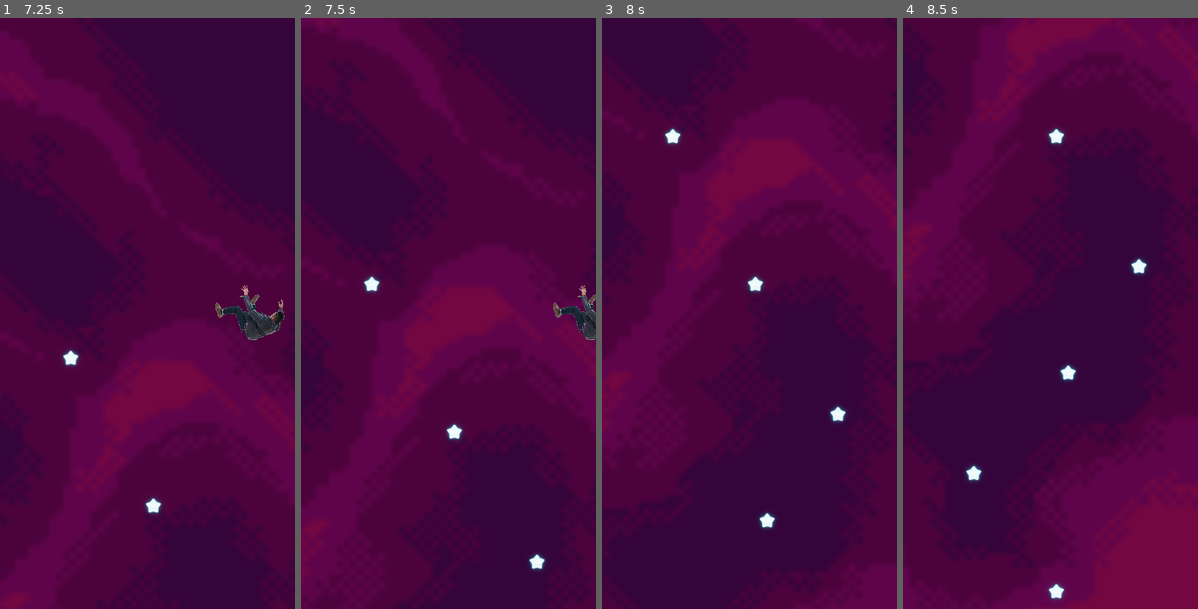
Above: before the commit, frames 1-4 (left to right).
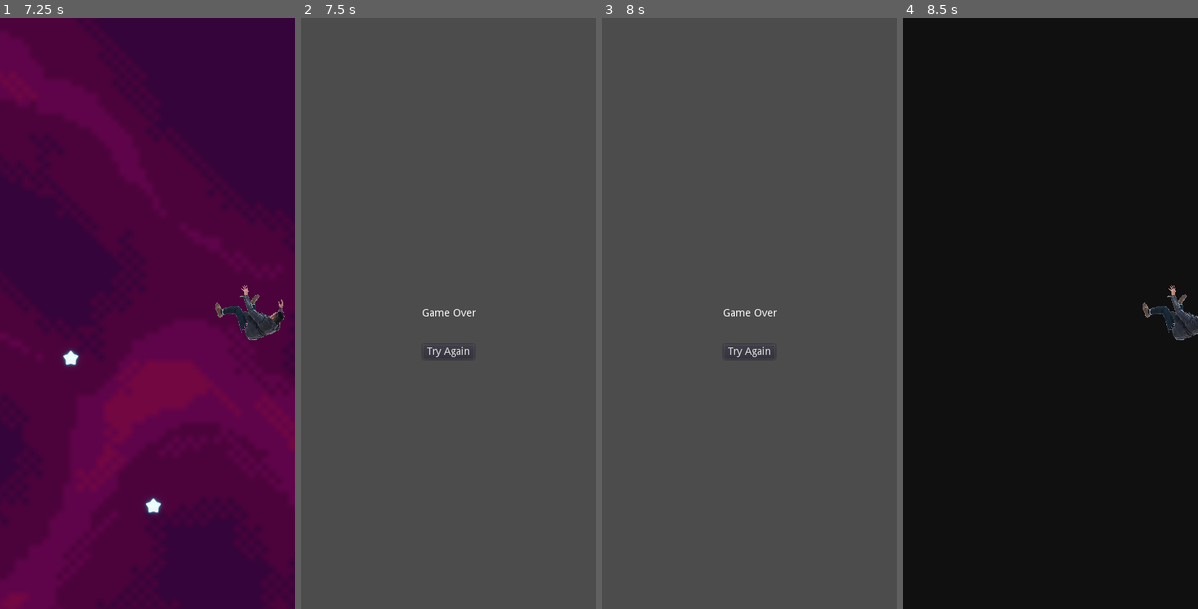
Above: after the commit, the same moments.

Repository: Balatzar/empty-space
Game: Godot game, scene res://Space3.tscn
Two runs of this game, one before a commit and one after it. Both use one fixed random seed, a clock stepped at 60 frames per second and the inputs below. This scene is started directly instead of the project's main scene.
Inputs (mouse positions are in pixels of both pictures, inside the frame that each line leads up to):
- Up to frame 1 (7.25 s): hold Right (move_right) 0.53-1.28 s; hold Q (move_left) 1.28-2.03 s; hold Right (move_right) 2.03-3.53 s; hold Q (move_left) 3.53-5.78 s; hold Right (move_right) from 5.78 s (still down)
- Up to frame 2 (7.5 s): keep holding Right (move_right)
- Up to frame 3 (8 s): keep holding Right (move_right)
- Up to frame 4 (8.5 s): release Right (move_right) at 8 s; click (1050, 348) at 8 s, where only the run after the commit has a clickable "Try Again"

Frame 1 is identical in both runs. In frame 2, 100% of the frame differs, in the area x 0-100%, y 0-100%; in frame 3, 100%; in frame 4, 100%.

Commit message:
Finish jam version

Diff:
--- /dev/null
+++ b/GameOver.gd
@@ -0,0 +1,6 @@
+extends Control
+
+
+
+func _on_Button_pressed():
+	get_tree().change_scene("res://Space.tscn")
--- /dev/null
+++ b/GameOver.tscn
@@ -0,0 +1,38 @@
+[gd_scene load_steps=2 format=2]
+
+[ext_resource path="res://GameOver.gd" type="Script" id=1]
+
+[node name="GameOver" type="Control"]
+anchor_right = 1.0
+anchor_bottom = 1.0
+script = ExtResource( 1 )
+__meta__ = {
+"_edit_use_anchors_": false
+}
+
+[node name="Label" type="Label" parent="."]
+anchor_left = 0.5
+anchor_top = 0.5
+anchor_right = 0.5
+anchor_bottom = 0.5
+margin_left = -36.5
+margin_top = -7.0
+margin_right = 36.5
+margin_bottom = 7.0
+text = "Game Over"
+
+[node name="Button" type="Button" parent="."]
+anchor_left = 0.5
+anchor_top = 0.5
+anchor_right = 0.5
+anchor_bottom = 0.5
+margin_left = -35.0
+margin_top = 42.0
+margin_right = 35.0
+margin_bottom = 62.0
+text = "Try Again"
+__meta__ = {
+"_edit_use_anchors_": false
+}
+
+[connection signal="pressed" from="Button" to="." method="_on_Button_pressed"]
--- a/Player.gd
+++ b/Player.gd
@@ -26,4 +26,5 @@
 
 
 func _on_Player_area_entered(area: Area2D) -> void:
+	area.play_sound()
 	area.set_deferred("visible", false)
--- a/Space.tscn
+++ b/Space.tscn
@@ -1,10 +1,11 @@
-[gd_scene load_steps=6 format=2]
+[gd_scene load_steps=7 format=2]
 
 [ext_resource path="res://Player.tscn" type="PackedScene" id=1]
 [ext_resource path="res://assets/blackspace.png" type="Texture" id=2]
 [ext_resource path="res://Star.tscn" type="PackedScene" id=3]
 [ext_resource path="res://last_star_space.gd" type="Script" id=4]
 [ext_resource path="res://level.gd" type="Script" id=5]
+[ext_resource path="res://assets/music/space 1 - star 2 - 22:01:2022 11.03.wav" type="AudioStream" id=6]
 
 [node name="Space" type="Node2D"]
 script = ExtResource( 5 )
@@ -23,9 +24,14 @@
 [node name="Star2" parent="." instance=ExtResource( 3 )]
 position = Vector2( 192, 3400 )
 
+[node name="AudioStreamPlayer" parent="Star2" index="2"]
+stream = ExtResource( 6 )
+
 [node name="Star3" parent="." instance=ExtResource( 3 )]
 position = Vector2( 208, 6288 )
 script = ExtResource( 4 )
 next_scene_path = "res://Space2.tscn"
 
 [connection signal="area_entered" from="Star3" to="Star3" method="_on_Star3_area_entered"]
+
+[editable path="Star2"]
--- a/Space2.tscn
+++ b/Space2.tscn
@@ -1,11 +1,17 @@
-[gd_scene load_steps=5 format=2]
+[gd_scene load_steps=10 format=2]
 
 [ext_resource path="res://assets/Space Backgrounds 2 Files/png/Purple Nebula/back.png" type="Texture" id=1]
 [ext_resource path="res://Player.tscn" type="PackedScene" id=2]
 [ext_resource path="res://Star.tscn" type="PackedScene" id=3]
 [ext_resource path="res://last_star_space.gd" type="Script" id=4]
+[ext_resource path="res://assets/music/space 2 - start - 22:01:2022 11.07.wav" type="AudioStream" id=5]
+[ext_resource path="res://assets/music/space 2 - star 1 - 22:01:2022 11.09.wav" type="AudioStream" id=6]
+[ext_resource path="res://assets/music/space 2 - star 2 - 22:01:2022 11.11.wav" type="AudioStream" id=7]
+[ext_resource path="res://assets/music/space 2 - star 3 - 22:01:2022 11.13.wav" type="AudioStream" id=8]
+[ext_resource path="res://level.gd" type="Script" id=9]
 
 [node name="Space2" type="Node2D"]
+script = ExtResource( 9 )
 
 [node name="Sprite" type="Sprite" parent="."]
 position = Vector2( 168, 1656 )
@@ -19,12 +25,30 @@
 [node name="Star" parent="." instance=ExtResource( 3 )]
 position = Vector2( 104, 1440 )
 
+[node name="AudioStreamPlayer" parent="Star" index="2"]
+stream = ExtResource( 6 )
+
 [node name="Star2" parent="." instance=ExtResource( 3 )]
 position = Vector2( 312, 2104 )
+
+[node name="AudioStreamPlayer" parent="Star2" index="2"]
+stream = ExtResource( 7 )
 
 [node name="Star3" parent="." instance=ExtResource( 3 )]
 position = Vector2( 114, 2748 )
 script = ExtResource( 4 )
 next_scene_path = "res://Space3.tscn"
 
+[node name="AudioStreamPlayer" parent="Star3" index="2"]
+stream = ExtResource( 8 )
+
+[node name="AudioStreamPlayer" type="AudioStreamPlayer" parent="."]
+stream = ExtResource( 5 )
+volume_db = 5.522
+autoplay = true
+
 [connection signal="area_entered" from="Star3" to="Star3" method="_on_Star3_area_entered"]
+
+[editable path="Star"]
+[editable path="Star2"]
+[editable path="Star3"]
--- a/Space3.tscn
+++ b/Space3.tscn
@@ -8,8 +8,11 @@
 [ext_resource path="res://assets/Space Backgrounds 2 Files/png/Planets/asteroid-3.png" type="Texture" id=6]
 [ext_resource path="res://assets/Space Backgrounds 2 Files/png/Planets/planet.png" type="Texture" id=7]
 [ext_resource path="res://last_star_space.gd" type="Script" id=8]
+[ext_resource path="res://assets/music/space 3 - 22:01:2022 11.28.wav" type="AudioStream" id=9]
+[ext_resource path="res://level.gd" type="Script" id=10]
 
 [node name="Space3" type="Node2D"]
+script = ExtResource( 10 )
 
 [node name="Sprite" type="Sprite" parent="."]
 position = Vector2( 512, 1264 )
@@ -32,7 +35,7 @@
 [node name="Player" parent="." instance=ExtResource( 2 )]
 position = Vector2( 200, 400 )
 
-[node name="Star" parent="." instance=ExtResource( 4 )]
+[node name="Star" parent="." groups=["magic"] instance=ExtResource( 4 )]
 position = Vector2( 224, 1472 )
 script = ExtResource( 3 )
 
@@ -41,7 +44,7 @@
 position = Vector2( -120, -56 )
 texture = ExtResource( 7 )
 
-[node name="Star2" parent="." instance=ExtResource( 4 )]
+[node name="Star2" parent="." groups=["magic"] instance=ExtResource( 4 )]
 position = Vector2( 240, 2000 )
 script = ExtResource( 3 )
 
@@ -50,7 +53,7 @@
 position = Vector2( 104, -64 )
 texture = ExtResource( 5 )
 
-[node name="Star3" parent="." instance=ExtResource( 4 )]
+[node name="Star3" parent="." groups=["magic"] instance=ExtResource( 4 )]
 position = Vector2( 224, 2440 )
 script = ExtResource( 3 )
 
@@ -180,6 +183,11 @@
 script = ExtResource( 8 )
 next_scene_path = "res://Space4.tscn"
 
+[node name="AudioStreamPlayer" type="AudioStreamPlayer" parent="."]
+stream = ExtResource( 9 )
+volume_db = 6.555
+autoplay = true
+
 [connection signal="area_entered" from="Star" to="Star" method="_on_Star_area_entered"]
 [connection signal="area_entered" from="Star2" to="Star2" method="_on_Star_area_entered"]
 [connection signal="area_entered" from="Star3" to="Star3" method="_on_Star_area_entered"]
--- a/Space4.tscn
+++ b/Space4.tscn
@@ -1,3 +1,54 @@
-[gd_scene format=2]
+[gd_scene load_steps=3 format=2]
+
+[ext_resource path="res://assets/music/end - 22:01:2022 11.52.wav" type="AudioStream" id=1]
+[ext_resource path="res://Player.tscn" type="PackedScene" id=2]
 
 [node name="Space4" type="Node2D"]
+
+[node name="Label" type="Label" parent="."]
+margin_left = 181.0
+margin_top = 1328.0
+margin_right = 260.0
+margin_bottom = 1342.0
+text = "Well Played!"
+__meta__ = {
+"_edit_use_anchors_": false
+}
+
+[node name="Label2" type="Label" parent="."]
+margin_left = 117.0
+margin_top = 2624.0
+margin_right = 326.0
+margin_bottom = 2638.0
+text = "Game Made By Balthazar Aubard"
+__meta__ = {
+"_edit_use_anchors_": false
+}
+
+[node name="Label4" type="Label" parent="."]
+margin_left = 145.0
+margin_top = 3224.0
+margin_right = 354.0
+margin_bottom = 3238.0
+text = "Art by ansimuz"
+__meta__ = {
+"_edit_use_anchors_": false
+}
+
+[node name="Label3" type="Label" parent="."]
+margin_left = 71.0
+margin_top = 6623.0
+margin_right = 280.0
+margin_bottom = 6637.0
+text = "There's nothing left"
+__meta__ = {
+"_edit_use_anchors_": false
+}
+
+[node name="Player" parent="." instance=ExtResource( 2 )]
+position = Vector2( 196, 405 )
+falling_speed = 300
+
+[node name="AudioStreamPlayer" type="AudioStreamPlayer" parent="."]
+stream = ExtResource( 1 )
+autoplay = true
--- /dev/null
+++ b/Star.gd
@@ -0,0 +1,4 @@
+extends Area2D
+
+func play_sound():
+	$AudioStreamPlayer.play()
--- a/Star.tscn
+++ b/Star.tscn
@@ -1,10 +1,13 @@
-[gd_scene load_steps=3 format=2]
+[gd_scene load_steps=5 format=2]
 
 [ext_resource path="res://assets/star.png" type="Texture" id=1]
+[ext_resource path="res://Star.gd" type="Script" id=2]
+[ext_resource path="res://assets/music/space 1 -  star 1 - 22:01:2022 10.56.wav" type="AudioStream" id=3]
 
 [sub_resource type="CircleShape2D" id=1]
 
 [node name="Star" type="Area2D" groups=["stars"]]
+script = ExtResource( 2 )
 
 [node name="StarSprite" type="Sprite" parent="."]
 scale = Vector2( 0.1, 0.1 )
@@ -12,3 +15,6 @@
 
 [node name="CollisionShape2D" type="CollisionShape2D" parent="."]
 shape = SubResource( 1 )
+
+[node name="AudioStreamPlayer" type="AudioStreamPlayer" parent="."]
+stream = ExtResource( 3 )
--- a/last_star_space.gd
+++ b/last_star_space.gd
@@ -1,4 +1,4 @@
-extends Area2D
+extends "res://Star.gd"
 
 export(String, FILE, "*.tscn") var next_scene_path
 
--- a/level.gd
+++ b/level.gd
@@ -4,5 +4,5 @@
 
 func _process(delta: float) -> void:
 	for star in get_tree().get_nodes_in_group("stars"):
-		if star.position.y < _player.position.y and star.visible:
-			print("losed")
+		if star.position.y < _player.position.y and star.visible and !star.is_in_group("magic"):
+			get_tree().change_scene("res://GameOver.tscn")
--- a/show_sprites.gd
+++ b/show_sprites.gd
@@ -1,14 +1,15 @@
-extends Area2D
+extends "res://Star.gd"
 
 
 
 func _on_Star_area_entered(area: Area2D) -> void:
 	for sprite in get_children():
-		if sprite.get_name() != "StarSprite":
+		if sprite.get_name() != "StarSprite" && sprite.get_name() != "AudioStreamPlayer":
 			var save_position = sprite.global_position
 			remove_child(sprite)
 			get_parent().add_child(sprite)
 			sprite.visible = true
 			sprite.global_position = save_position
 		else:
-			sprite.visible = false
+			if sprite.get_name() != "AudioStreamPlayer":
+				sprite.visible = false
Not shown: 1 places in Space3.tscn that only renumber resources
Not shown, added: assets/music/end - 22:01:2022 11.52.wav.import
Binary file added: assets/music/end.band/Alternatives/000/WindowImage.jpg
Not shown, added: assets/music/end.band/Alternatives/000/WindowImage.jpg.import
Not shown, added: assets/music/space 1 - star 1 - 22:01:2022 10.56.wav.import
Binary file added: assets/music/space 1 - star 1.band/Alternatives/000/WindowImage.jpg
Not shown, added: assets/music/space 1 - star 1.band/Alternatives/000/WindowImage.jpg.import
Not shown, added: assets/music/space 1 - star 2 - 22:01:2022 11.03.wav.import
Binary file added: assets/music/space 1 - star 2.band/Alternatives/000/WindowImage.jpg
Not shown, added: assets/music/space 1 - star 2.band/Alternatives/000/WindowImage.jpg.import
Not shown, added: assets/music/space 2 - star 1 - 22:01:2022 11.09.wav.import
Binary file added: assets/music/space 2 - star 1.band/Alternatives/000/WindowImage.jpg
(and 83 more such lines)
